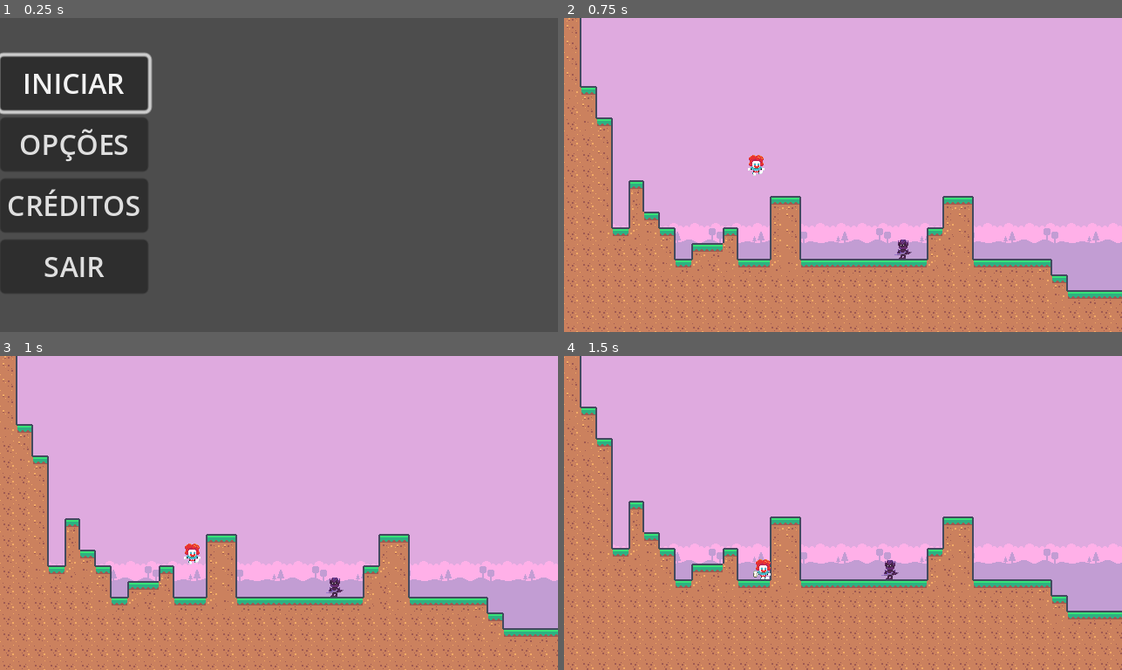
Above: before the commit, frames 1-4 (two rows, left to right).
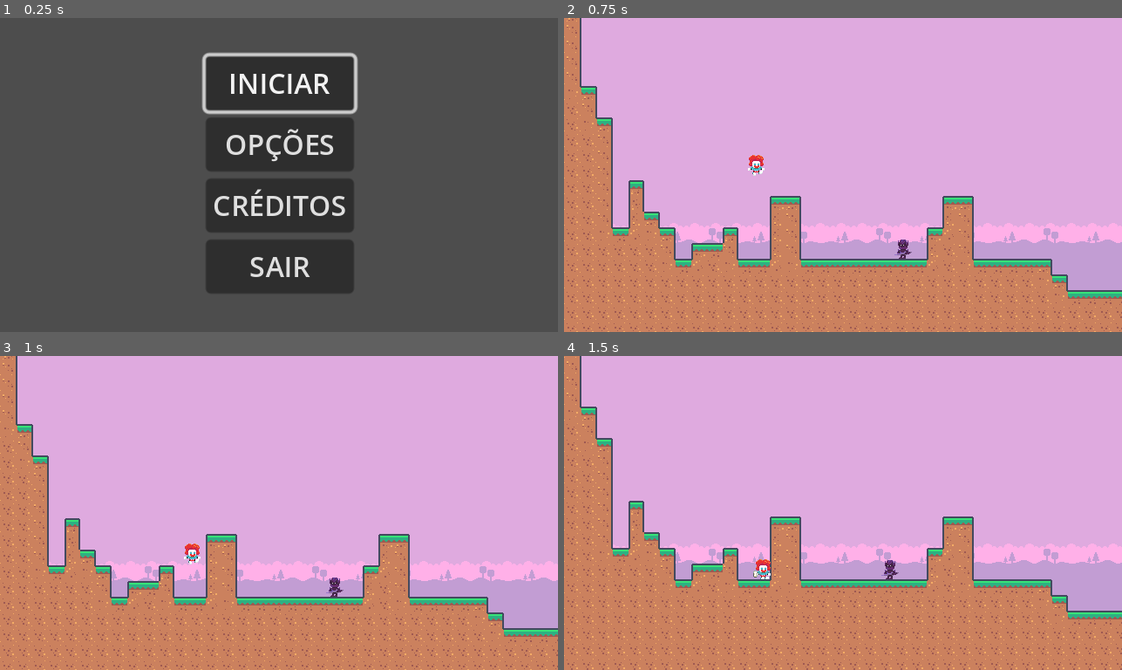
Above: after the commit, the same moments.

Repository: popocaDice/GGJ2024
Game: Godot game, scene res://assets/scenes/menu.tscn
Same seed, same stepped clock (60 frames per second), same inputs: the game is played once before the commit and once after it.
Inputs:
- Up to frame 1 (0.25 s): no input
- Up to frame 2 (0.75 s): click "INICIAR" at 0.5 s
- Up to frame 3 (1 s): no input
- Up to frame 4 (1.5 s): hold Right (ui_right) from 1.28 s (still down); tap X (Pie) at 1.35 s

The runs differ from the first frame. In frame 1, 36% of the frame differs, in the area x 0-65%, y 10-88%; in frame 2, nothing differs; in frame 3, nothing differs; in frame 4, nothing differs.

Commit message:
mais coisa
umas coisas que movi aqui

Diff:
--- a/assets/scenes/menu.tscn
+++ b/assets/scenes/menu.tscn
@@ -13,12 +13,16 @@
 
 [node name="VBoxContainer" type="VBoxContainer" parent="."]
 layout_mode = 1
-anchors_preset = 4
+anchors_preset = 8
+anchor_left = 0.5
 anchor_top = 0.5
+anchor_right = 0.5
 anchor_bottom = 0.5
+offset_left = -42.5
 offset_top = -68.0
-offset_right = 85.0
+offset_right = 42.5
 offset_bottom = 68.0
+grow_horizontal = 2
 grow_vertical = 2
 
 [node name="iniciar" type="Button" parent="VBoxContainer"]
--- a/assets/scenes/music_config.tscn
+++ b/assets/scenes/music_config.tscn
@@ -1,6 +1,7 @@
-[gd_scene load_steps=2 format=3 uid="uid://c18crotwwg3ey"]
+[gd_scene load_steps=3 format=3 uid="uid://c18crotwwg3ey"]
 
 [ext_resource type="Script" path="res://assets/scripts/music_control/soundcontrol.gd" id="1_at0s8"]
+[ext_resource type="Theme" uid="uid://bggidcjldd4fy" path="res://assets/themes/sliders.tres" id="1_r4u6n"]
 
 [node name="music_config" type="Control"]
 layout_mode = 3
@@ -12,10 +13,11 @@
 
 [node name="BGM" type="HSlider" parent="."]
 layout_mode = 0
-offset_left = 79.0
-offset_top = 79.0
-offset_right = 236.0
-offset_bottom = 95.0
+offset_left = 80.0
+offset_top = 76.0
+offset_right = 237.0
+offset_bottom = 92.0
+theme = ExtResource("1_r4u6n")
 max_value = 1.0
 step = 0.001
 script = ExtResource("1_at0s8")
--- /dev/null
+++ b/assets/themes/sliders.tres
@@ -0,0 +1,9 @@
+[gd_resource type="Theme" format=3 uid="uid://bggidcjldd4fy"]
+
+[resource]
+HSlider/icons/grabber = null
+HSlider/icons/grabber_disabled = null
+HSlider/icons/grabber_highlight = null
+HSlider/styles/grabber_area = null
+HSlider/styles/grabber_area_highlight = null
+HSlider/styles/slider = null
Binary file added: assets/fonts/Pixeled.ttf
Not shown, added: assets/fonts/Pixeled.ttf.import
Binary file added: assets/icon/clown.png
Not shown, added: assets/icon/clown.png.import
Binary file added: assets/icon/clown_resized.png
Not shown, added: assets/icon/clown_resized.png.import
